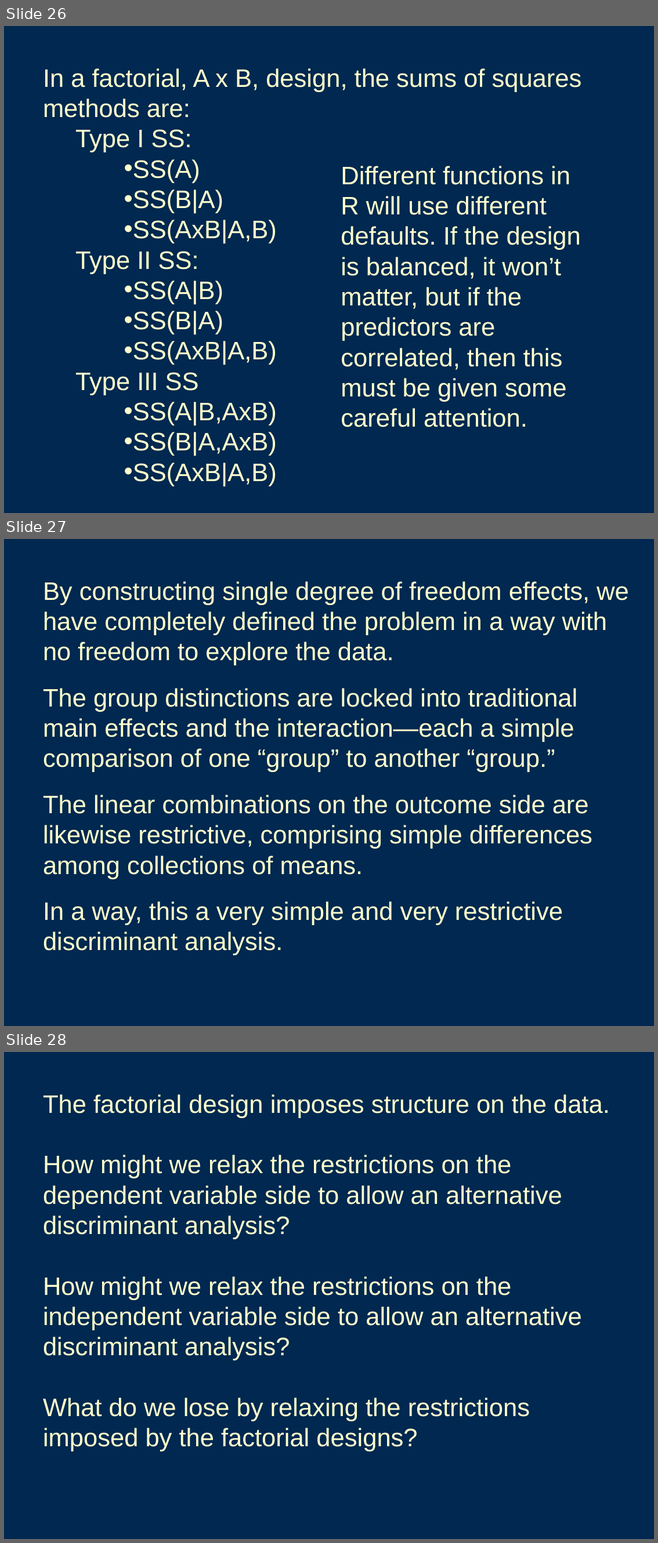
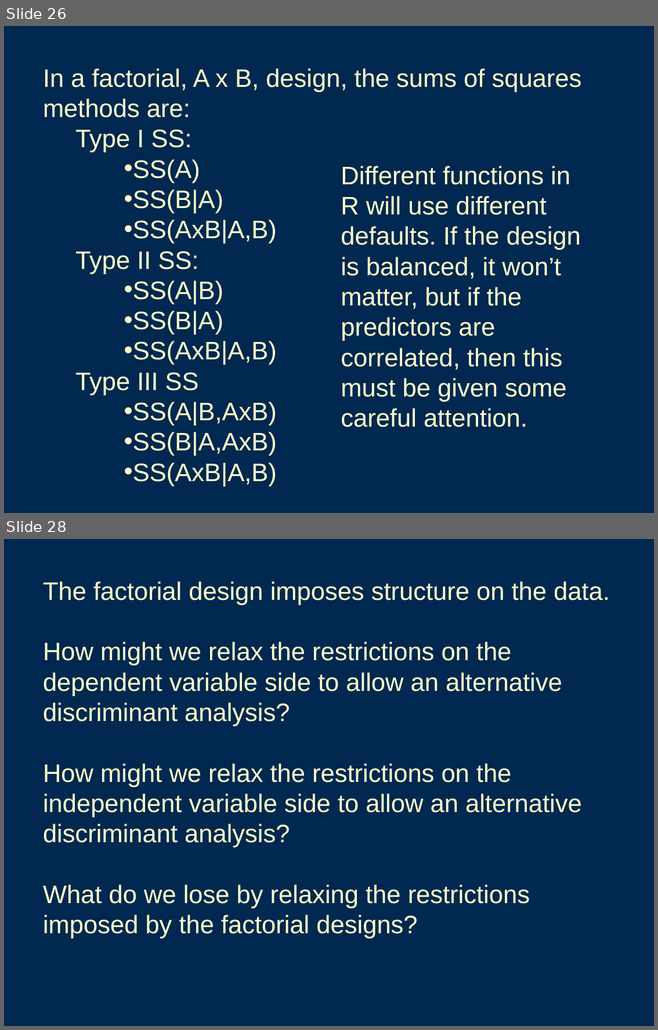
Before and after one commit to emoriebeck/homeworks, a slide deck: multivariate/Class Materials/24 MANOVA/MANOVA_I(2).ppt. Shown one above the other, each under a label of ours: slides 26, 27 and 28 before the commit, slides 26 and 28 after it; the slides between them are not shown. The pictures are 658x1543 and 658x1030 pixels, drawn with LibreOffice and Linux fonts; fonts in the diff are those of the drawing. Boxes give left, top, right and bottom in pixels: in the first picture for what was removed or moved away, otherwise in the second. Text is boxed around its words. In the diff, an @@ line names an element or a change of style, - is before the commit and + after.

```diff
--- a/multivariate/Class Materials/24 MANOVA/MANOVA_I(2).ppt
+++ b/multivariate/Class Materials/24 MANOVA/MANOVA_I(2).ppt
@@ slide 27 removed at (4,539,654,1026), background #002850 @@
@@ text removed at (43,581,629,955) @@
-By constructing single degree of freedom effects, we have completely defined the problem in a way with no freedom to explore the data.
-The group distinctions are locked into traditional main effects and the interaction—each a simple comparison of one “group” to another “group.”
-The linear combinations on the outcome side are likewise restrictive, comprising simple differences among collections of means.
-In a way, this a very simple and very restrictive discriminant analysis.
```
Also in this commit, not shown: 2 slides changed, 1 slide added, 12 other files.
